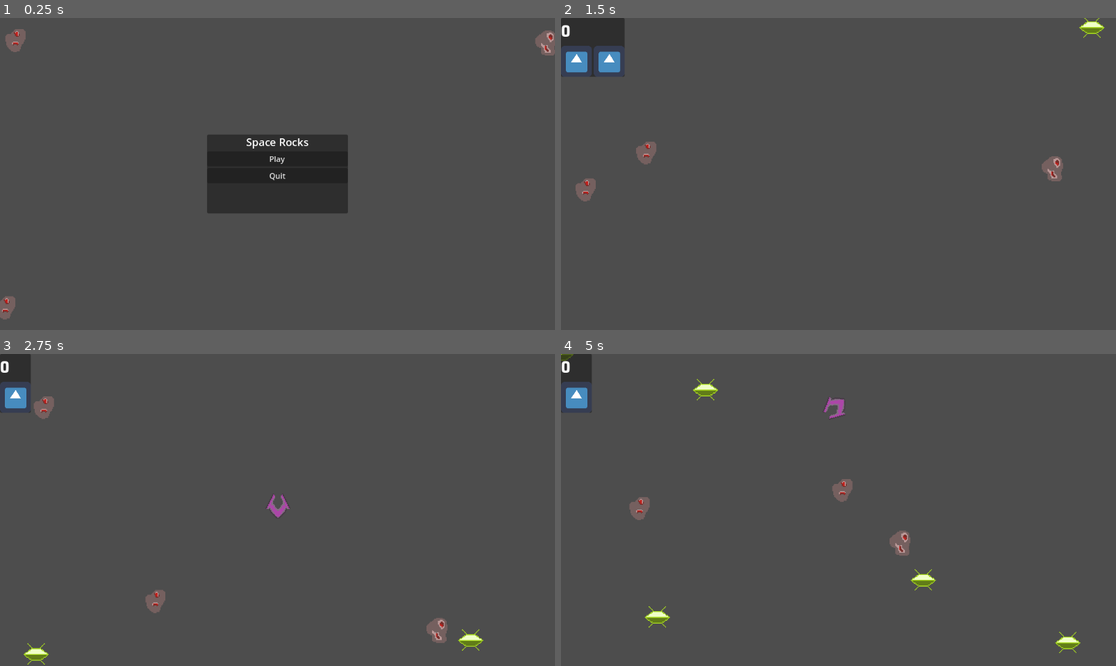
Above: before the commit, frames 1-4 (two rows, left to right).
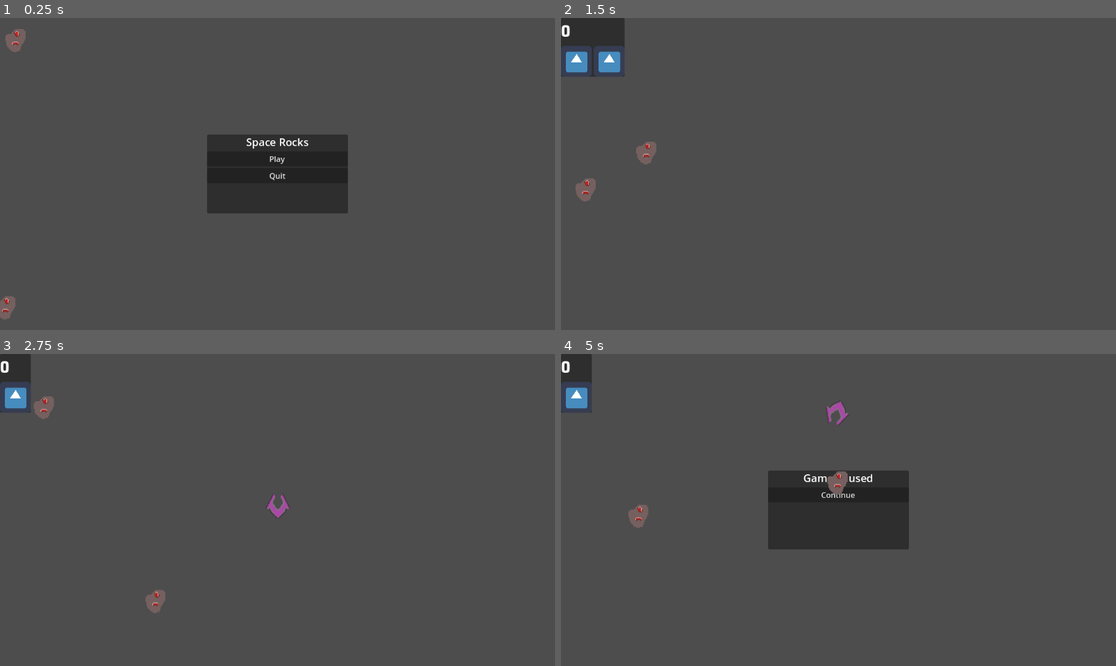
Above: after the commit, the same moments.

Repository: unblinky/space-rocks
Game: Godot game, scene res://Main/Main.tscn
Same seed, same stepped clock (60 frames per second), same inputs: the game is played once before the commit and once after it. The engine's default icon, where the game draws it, is replaced by a stand-in: a white triangle on a blue panel in a dark square.
Inputs (mouse positions are in pixels of both pictures, inside the frame that each line leads up to):
- Up to frame 1 (0.25 s): no input
- Up to frame 2 (1.5 s): click "Play" at 0.5 s; move the mouse to (960, 158) at 1.27 s; click (960, 158) at 1.35 s
- Up to frame 3 (2.75 s): move the mouse to (166, 525) at 2.02 s; tap Space (launch) at 2.1 s
- Up to frame 4 (5 s): move the mouse to (894, 441) at 2.77 s; hold Right mouse button (thrust) 2.78-3.53 s; move the mouse to (810, 572) at 3.52 s; tap A (turn_ccw) at 3.6 s; move the mouse to (1005, 556) at 4.27 s; hold D (turn_cw) from 4.28 s (still down); tap Escape (pause) at 4.9 s

The runs differ from the first frame. In frame 1, 0.2% of the frame differs, in the area x 96-100%, y 4-13%; in frame 2, 0.4%; in frame 3, 0.5%; in frame 4, 7.3%, in the area x 0-94%, y 0-96%.

Commit message:
Major components are in. Still needs game over.

Diff:
--- a/Code/Main/Main.gd
+++ b/Code/Main/Main.gd
@@ -7,21 +7,35 @@
 @onready var timer: Timer = $Timer
 @onready var pause_menu: PauseMenu = $PauseMenu
 
-var rock_difficulty = 2
+var rock_difficulty = 1
 var rocks: Array[Rock]
 
 func _ready() -> void:
 	timer.timeout.connect(SpawnUFO)
 	pause_menu.show()
 	NextLevel()
-	#SpawnRocks(rock_difficulty)
 
-func SpawnRocks(num: int):
+func _process(_delta: float) -> void:
+	if Input.is_action_just_pressed("pause"):
+		get_tree().paused = true
+		pause_menu.show()
+		pause_menu.title.text = "Game Paused"
+		pause_menu.play_button.hide()
+		pause_menu.quit_button.hide()
+		pause_menu.continue_button.show()
+
+func SpawnRocks(num: int, rock: Rock):
 	for i in num:
-		var rock = ROCK.instantiate()
-		rock.main = self
-		add_child.call_deferred(rock)
-		rocks.append(rock)
+		var new_rock = ROCK.instantiate()
+		new_rock.main = self
+
+		if rock != null:
+			new_rock.position = rock.position
+			new_rock.scale = rock.scale * 0.5
+
+		add_child.call_deferred(new_rock)
+		rocks.append(new_rock)
+
 
 func SpawnUFO():
 	var ufo = UNIDENTIFIED_FLYING_OBJECT.instantiate()
@@ -29,13 +43,16 @@
 	add_child(ufo)
 
 func RemoveRock(rock: Rock):
+	if rock.scale.x > 0.25:
+		SpawnRocks(2, rock)
+
 	rocks.erase(rock)
 	if rocks.is_empty():
 		NextLevel()
 
 func NextLevel():
 	rock_difficulty += 1
-	SpawnRocks(rock_difficulty)
+	SpawnRocks(rock_difficulty, null)
 
 func GameOver():
 	#pause_menu.show()
--- a/Code/Main/Main.tscn
+++ b/Code/Main/Main.tscn
@@ -7,6 +7,7 @@
 script = ExtResource("1")
 
 [node name="Timer" type="Timer" parent="."]
+wait_time = 10.0
 autostart = true
 
 [node name="PauseMenu" parent="." instance=ExtResource("3_amygn")]
--- a/Code/PauseMenu/PauseMenu.gd
+++ b/Code/PauseMenu/PauseMenu.gd
@@ -5,11 +5,17 @@
 
 @onready var title: Label = $VBox/Title
 @onready var play_button: Button = $VBox/PlayButton
+@onready var continue_button: Button = $VBox/ContinueButton
 @onready var quit_button: Button = $VBox/QuitButton
 
 func _ready() -> void:
 	play_button.pressed.connect(OnPlayPressed)
+	continue_button.pressed.connect(OnContinuePressed)
 	quit_button.pressed.connect(OnQuitPressed)
+
+	play_button.show()
+	continue_button.hide()
+	quit_button.show()
 
 func OnPlayPressed():
 	# TODO: Migrate into Main?
@@ -18,5 +24,9 @@
 	player.main = get_parent() # HACK: Better organizing?
 	get_parent().add_child(player)
 
+func OnContinuePressed():
+	get_tree().paused = false
+	hide()
+
 func OnQuitPressed():
 	get_tree().quit()
--- a/Code/PauseMenu/PauseMenu.tscn
+++ b/Code/PauseMenu/PauseMenu.tscn
@@ -6,6 +6,7 @@
 font_size = 22
 
 [node name="PauseMenu" type="PanelContainer"]
+process_mode = 3
 anchors_preset = 8
 anchor_left = 0.5
 anchor_top = 0.5
@@ -23,14 +24,21 @@
 layout_mode = 2
 
 [node name="Title" type="Label" parent="VBox"]
+process_mode = 3
 layout_mode = 2
 text = "Space Rocks"
 label_settings = SubResource("LabelSettings_eyhbq")
 horizontal_alignment = 1
 
 [node name="PlayButton" type="Button" parent="VBox"]
+visible = false
 layout_mode = 2
 text = "Play"
+
+[node name="ContinueButton" type="Button" parent="VBox"]
+visible = false
+layout_mode = 2
+text = "Continue"
 
 [node name="QuitButton" type="Button" parent="VBox"]
 layout_mode = 2
--- a/Code/Player/Player.gd
+++ b/Code/Player/Player.gd
@@ -18,12 +18,13 @@
 	UpdateScore(0)
 	UpdateLives(0)
 
-func _process(delta: float) -> void:
+func _process(_delta: float) -> void:
 	if Input.is_action_just_pressed("launch"):
 		if self.ship == null and lives > 0:
 			main.GameOver() # FIXME: !!!!!!!!!!!!!!
 			SpawnShip()
 			UpdateLives(-1)
+
 
 func SpawnShip():
 	var new_ship: Ship = SHIP.instantiate()
--- a/Code/Rock/Rock.gd
+++ b/Code/Rock/Rock.gd
@@ -1,5 +1,7 @@
 extends ScreenWrapper
 class_name Rock
+
+const ROCK = preload("res://Rock/Rock.tscn")
 
 @onready var sprite: AnimatedSprite2D = $Sprite
 
